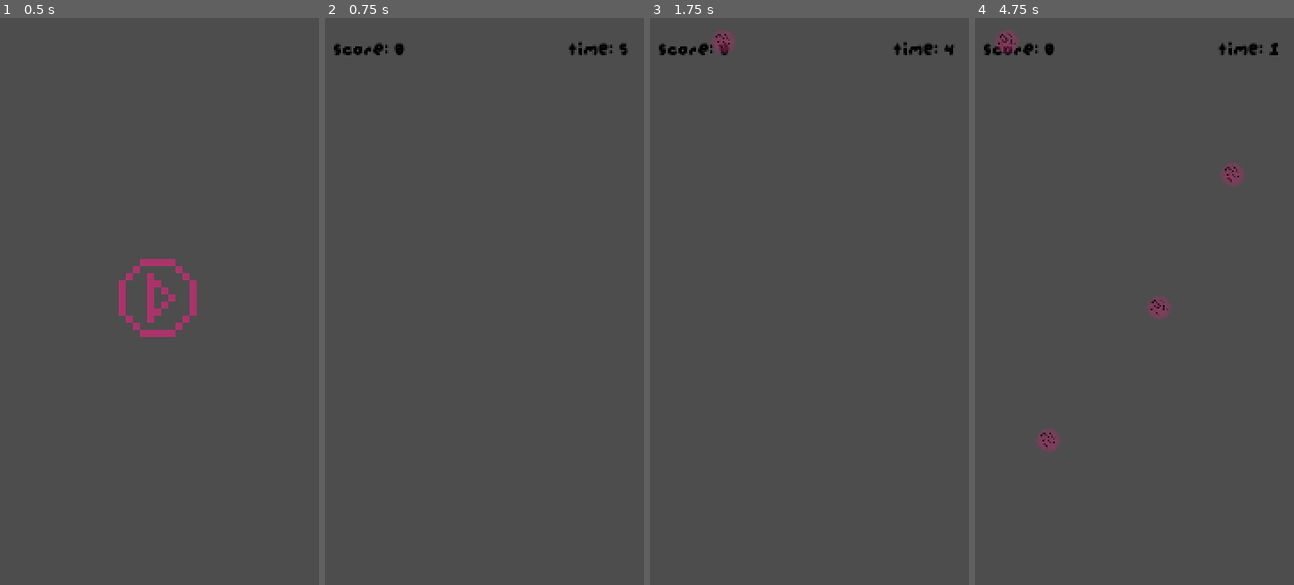
Above: before the commit, frames 1-4 (left to right).
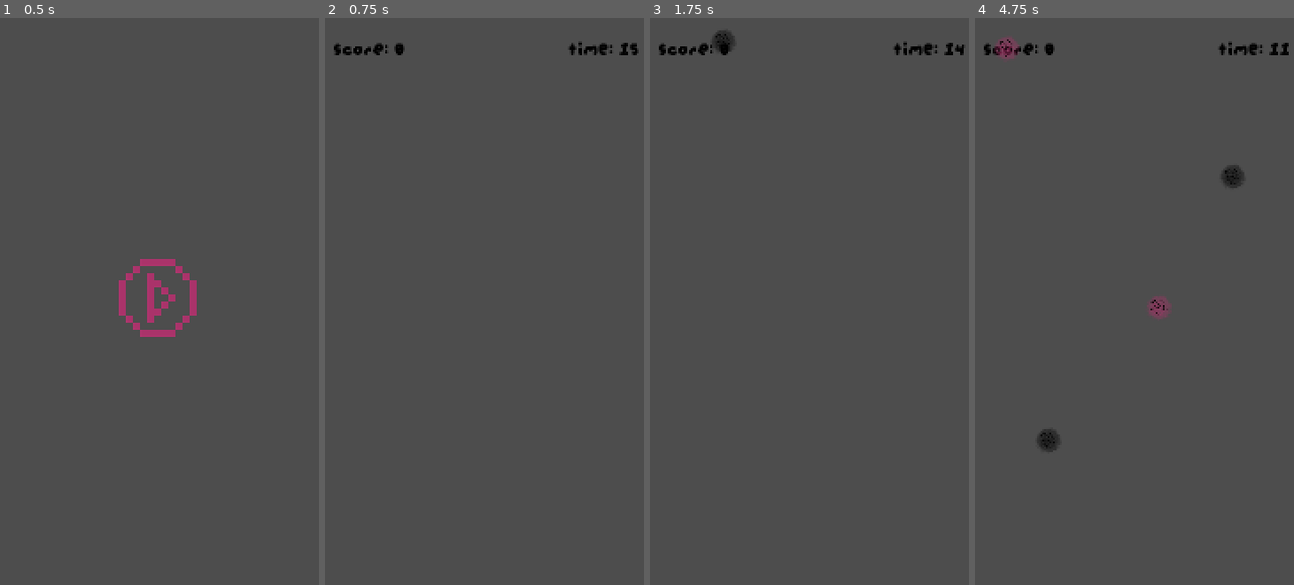
Above: after the commit, the same moments.

Repository: niranjansthaa11-code/Collect_To_Collect_Game
Game: Godot game, scene res://Scences/main.tscn
Two runs of this game, one before a commit and one after it. Both use one fixed random seed, a clock stepped at 60 frames per second and the inputs below.
Inputs (mouse positions are in pixels of both pictures, inside the frame that each line leads up to):
- Up to frame 1 (0.5 s): no input
- Up to frame 2 (0.75 s): click (484, 301) at 0.5 s
- Up to frame 3 (1.75 s): tap Enter at 1.25 s; move the mouse to (879, 273) at 1.27 s; hold Right (ui_right) from 1.28 s (still down); tap Alt at 1.35 s; click (879, 273) at 1.42 s
- Up to frame 4 (4.75 s): move the mouse to (1048, 74) at 2.02 s; release Right (ui_right) at 2.03 s; hold Down 2.03-2.78 s; tap Shift at 2.1, 3.6 s; click (1048, 74) at 2.17 s; move the mouse to (1160, 40) at 2.77 s; hold Right (ui_right) 2.78-3.53 s; tap Alt at 2.85, 4.35 s; click (1160, 40) at 2.92 s; move the mouse to (1118, 414) at 3.52 s; hold Up 3.53-4.28 s; click (1118, 414) at 3.67 s; move the mouse to (1233, 108) at 4.27 s; hold Left (ui_left) from 4.28 s (still down); click (1233, 108) at 4.42 s

Frame 1 is identical in both runs. In frame 2, less than 0.1% of the frame differs, in the area x 92-99%, y 4-7%; in frame 3, 0.3%; in frame 4, 0.7%, in the area x 6-99%, y 2-77%.

Commit message:
some code changes and i forgot to commit i removed basket logic and added the click on logic

Diff:
--- a/Scences/main.tscn
+++ b/Scences/main.tscn
@@ -17,7 +17,7 @@
 expand_margin_right = 5.0
 expand_margin_bottom = 5.0
 
-[node name="Main" type="Node2D" unique_id=226518122]
+[node name="Main" type="Node2D" unique_id=226518122 groups=["game_manager"]]
 script = ExtResource("1_80y6g")
 
 [node name="Start Screen" type="CanvasLayer" parent="." unique_id=1708620685]
--- a/Scripts/ball.gd
+++ b/Scripts/ball.gd
@@ -1,14 +1,23 @@
 extends Area2D
 @export var speed_of_jharing = 300
-
-
-
-
+var is_sub_ball = false
+var can_flip = false
+var flip_timer = 0.0
+var flip_at_time = 0.0
 
 # Called when the node enters the scene tree for the first time.
 func _ready() -> void:
 	input_event.connect(_on_input_event)
-	pass # Replace with function body.
+	is_sub_ball =randf()<0.5
+	if is_sub_ball:
+		modulate = Color(0,0,0)
+	else:
+		modulate= Color(1,1,1)
+		#for the more flippy game
+		can_flip = randf()<0.25
+		if can_flip:
+			flip_at_time=randf_range(0.5,1)
+
 
 
 # Called every frame. 'delta' is the elapsed time since the previous frame.
@@ -19,9 +28,20 @@
 
 
 	pass
-
+	if can_flip:
+		flip_timer += delta
+		if flip_timer >= flip_at_time:
+			is_sub_ball=true
+			modulate = Color(0,0,0)
+			can_flip = false
 
 func _on_input_event(_viewport, event, _shape_idx):
 	if event is InputEventMouseButton and event.pressed:
-		get_tree().call_group("game_manager", "add_score")
-		queue_free()
+		if is_sub_ball:
+			get_tree().call_group("game_manager","subtract_time")
+		else:
+			get_tree().call_group("game_manager", "add_time")
+			var tween = create_tween()
+			tween.tween_property(self,"scale",scale*1.5,0.15)
+			tween.parallel().tween_property(self, "modulate:a", 0.0, 0.15)
+			tween.tween_callback(queue_free)
--- a/Scripts/main.gd
+++ b/Scripts/main.gd
@@ -2,7 +2,7 @@
 
 var ball_scence = preload("res://Scences/Ball.tscn")
 var score =0
-var timeleft =30
+var timeleft =15
 
 # Called when the node enters the scene tree for the first time.
 func _ready(): #if the start is pressed down
@@ -17,7 +17,7 @@
 	$Game/Spawanner.start()
 	$Game/Countdown_TImer.start()
 	score = 0
-	timeleft = 5
+	timeleft = 15
 	update_labels()
 	print("Game is Starting...")
 
@@ -32,12 +32,21 @@
 func _on_countdown_t_imer_timeout() -> void:
 	timeleft -=1
 	update_labels()
+	$Game/Spawanner.wait_time = max(0.4, $Game/Spawanner.wait_time - 0.02)
 	if timeleft <= 0:
 		end_game()
 	pass # Replace with function body.
-func add_score():
-	score += 1
+func add_time():
+	timeleft +=2
+	score+=1
 	update_labels()
+func subtract_time():
+	timeleft -=3
+	shake_screen()
+	update_labels()
+	if timeleft <= 0:
+		end_game()
+
 func update_labels():
 	$Game/Score.text = "Score: " + str(score)
 	$Game/Timer.text = "Time: " + str(timeleft)
@@ -54,3 +63,9 @@
 func _on_restart_button_pressed() -> void:
 	get_tree().reload_current_scene()
 	pass # Replace with function body.
+func shake_screen():
+	var tween = create_tween()
+	var original_pos = $Game.position
+	for i in 5:
+		tween.tween_property($Game, "position", original_pos + Vector2(randf_range(-8,8), randf_range(-8,8)), 0.03)
+	tween.tween_property($Game, "position", original_pos, 0.03)
